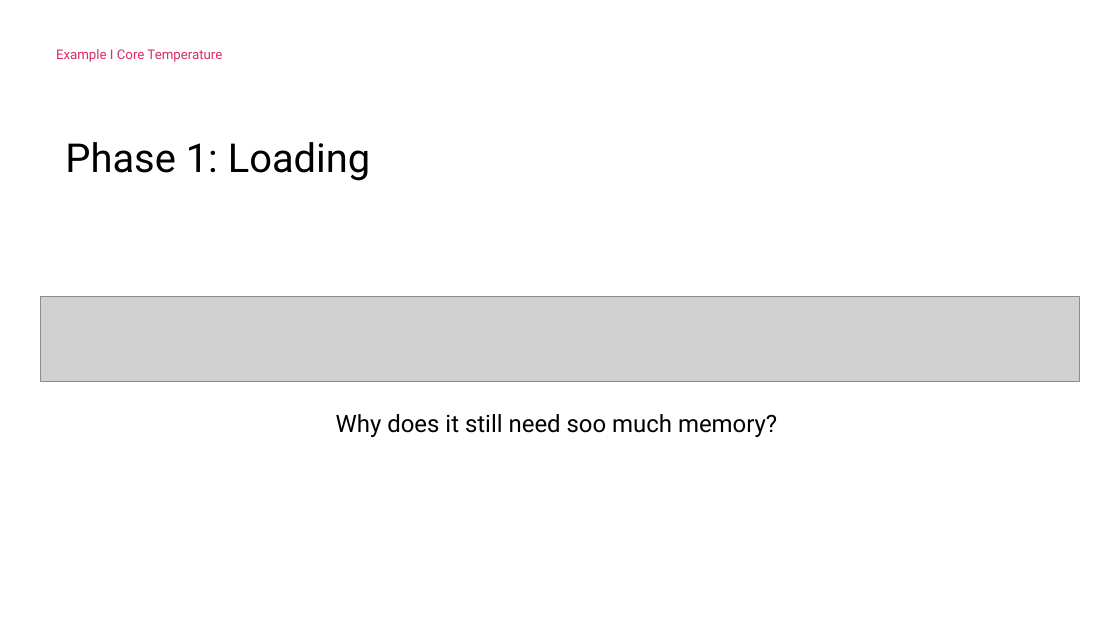
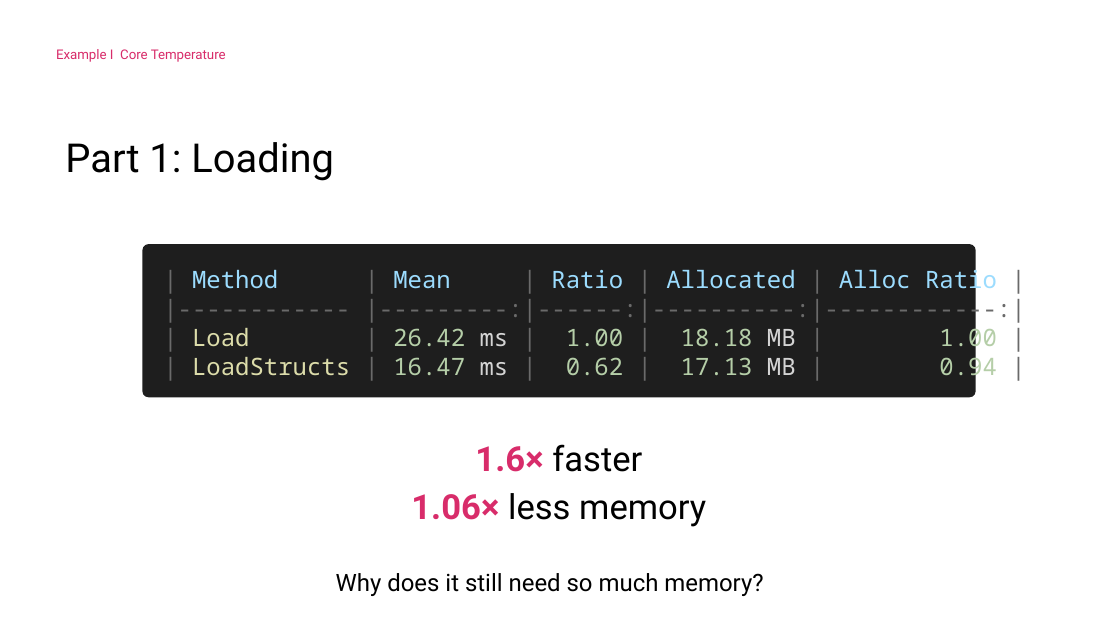
Before and after one commit to ILikeSahne/PerformanceOptimizationsInCSharp, a slide deck: slide 110 of Powerpoint.pptx (slide 108 before the commit). Drawn at 1120x630 pixels with LibreOffice and Linux fonts; fonts in the diff are those of the drawing; grey boxes stand for pictures; background and template pictures are left out. Boxes give left, top, right and bottom in pixels: in the first picture for what was removed or moved away, otherwise in the second. Text is boxed around its words. In the diff, an @@ line names an element or a change of style, - is before the commit and + after.

```diff
--- a/Powerpoint.pptx
+++ b/Powerpoint.pptx
@@ title "Example I Core Temperature" rewrapped from (x1=56, y1=49, x2=222, y2=62) to (x1=56, y1=49, x2=226, y2=62) @@
@@ text at (x1=65, y1=142, x2=333, y2=181): text changed @@
-Phase 1: Loading
+Part 1: Loading
@@ rounded rectangle added at (x1=143, y1=244, x2=976, y2=398), fill #1E1E1E, 18 pt, text #6A6A6A @@
+| Method | Mean | Ratio | Allocated | Alloc Ratio |
+|------------ |---------:|------:|----------:|------------:|
+| Load | 26.42 ms | 1.00 | 18.18 MB | 1.00 |
+| LoadStructs | 16.47 ms | 0.62 | 17.13 MB | 0.94 |
@@ picture removed at (x1=40, y1=297, x2=1080, y2=381) @@
@@ text added at (x1=411, y1=444, x2=706, y2=527), 26 pt, text #000000 @@
+1.6× faster
+1.06× less memory
@@ text at (x1=336, y1=573, x2=763, y2=596): text changed @@
-Why does it still need soo much memory?
+Why does it still need so much memory?
```
Also in this commit, not shown: 95 other slides changed, 7 slides added, 1 slide removed, 10 other files.
